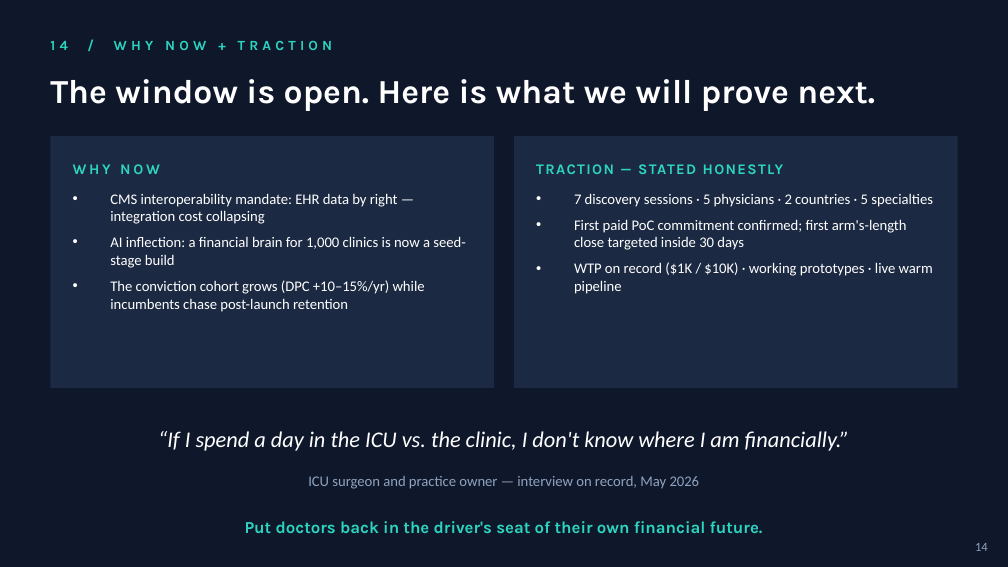
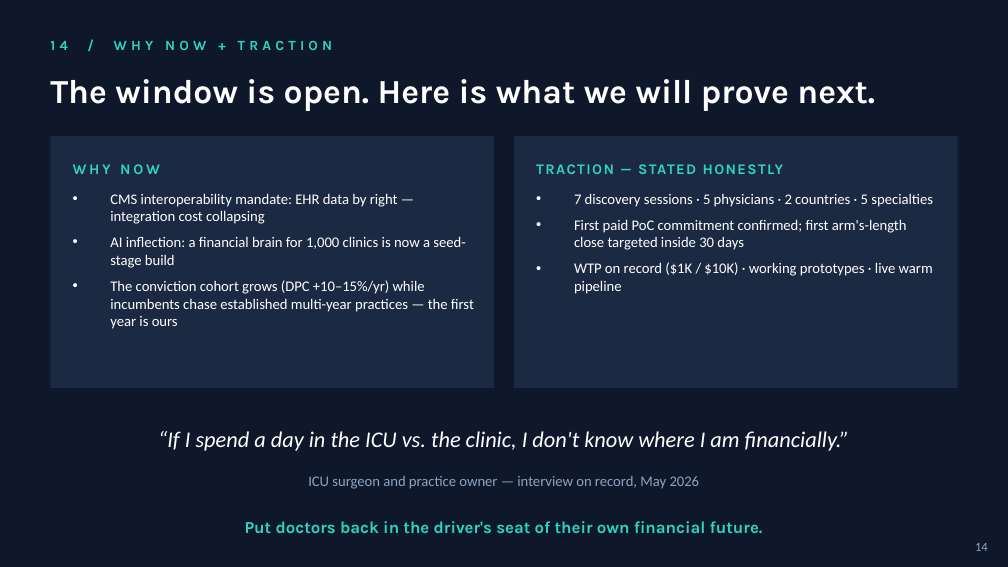
Before and after one commit to moamalleck/PhyLabs, a slide deck: slide 15 of docs/fundraising/pitch-deck-2026-06-11-softbank-necx.pptx. Drawn at 1008x567 pixels with LibreOffice and Linux fonts; fonts in the diff are those of the drawing. Boxes give left, top, right and bottom in pixels: in the first picture for what was removed or moved away, otherwise in the second. Text is boxed around its words. In the diff, an @@ line names an element or a change of style, - is before the commit and + after.

```diff
--- a/docs/fundraising/pitch-deck-2026-06-11-softbank-necx.pptx
+++ b/docs/fundraising/pitch-deck-2026-06-11-softbank-necx.pptx
@@ text at [110,280,474,329]: text changed @@
-• The conviction cohort grows (DPC +10–15%/yr) while incumbents chase post-launch retention
+• The conviction cohort grows (DPC +10–15%/yr) while incumbents chase established multi-year practices — the first year is ours
```
Also in this commit, not shown: 2 other slides changed, 1 slide added, 1 slide removed, 2 other files.
